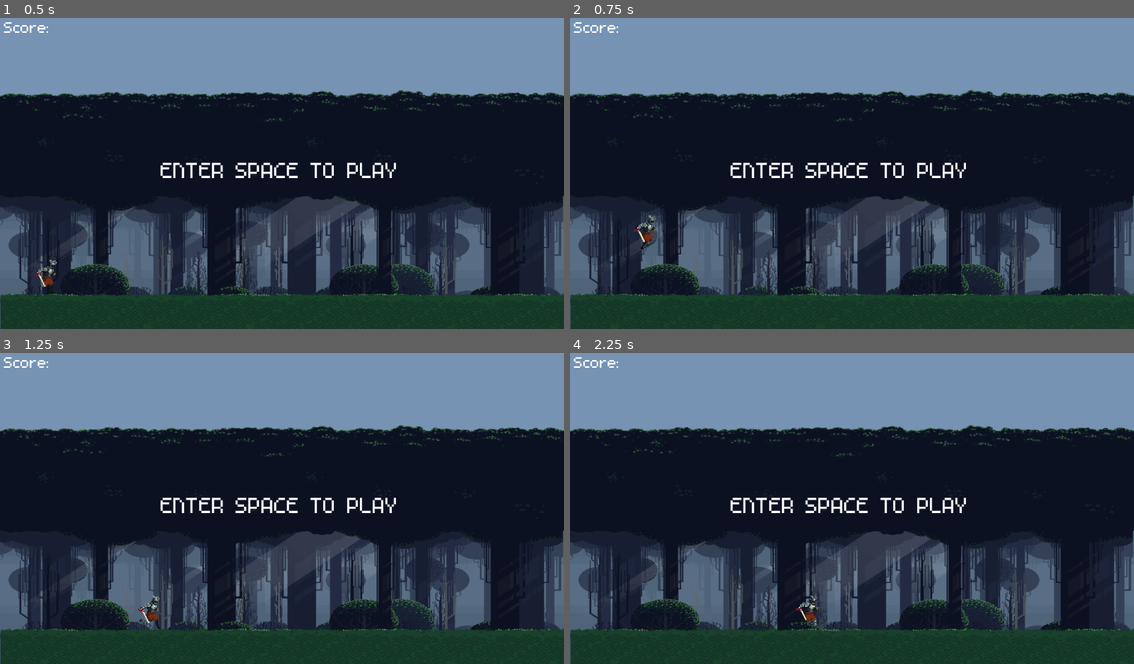
Above: before the commit, frames 1-4 (two rows, left to right).
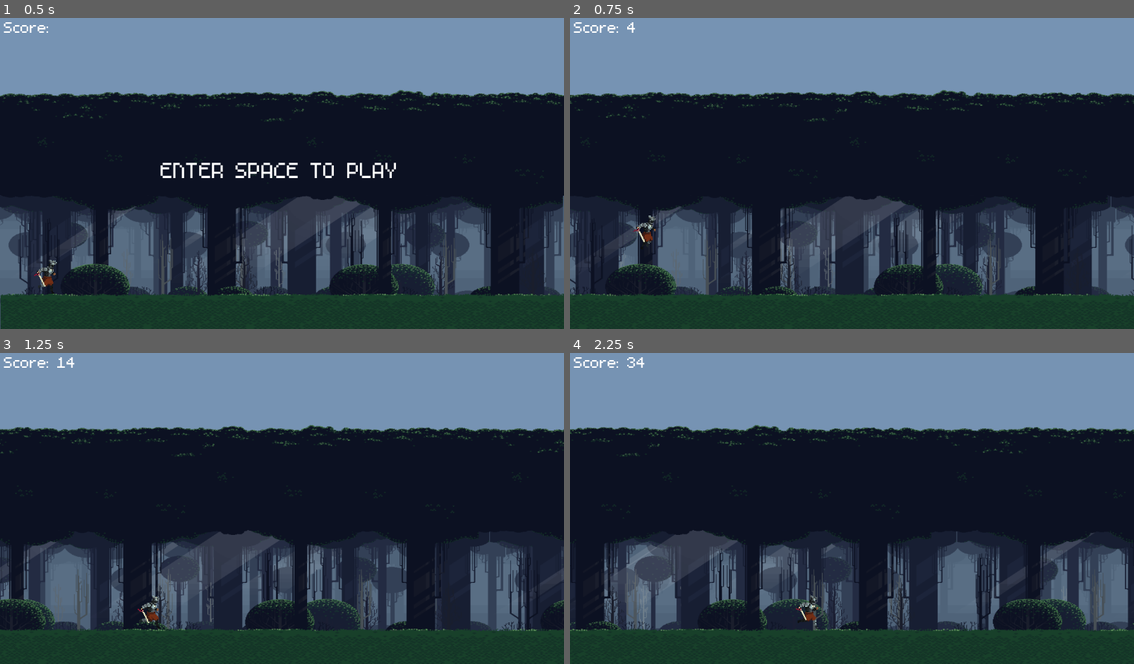
Above: after the commit, the same moments.

Repository: Takhar42/Final_GameSurvivor
Game: Godot game, scene res://Scenes/world.tscn
The game is run twice, just before and just after one commit, with the same random seed, the same clock (stepped at 60 frames per second) and the same inputs. Before the commit the project starts from res://Scenes/node_2d.tscn.
Inputs:
- Up to frame 1 (0.5 s): no input
- Up to frame 2 (0.75 s): tap Enter (ui_accept) at 0.5 s; hold Right (ui_right) from 0.53 s (still down); hold Enter (ui_accept) from 0.53 s (still down)
- Up to frame 3 (1.25 s): keep holding Right (ui_right); keep holding Enter (ui_accept); tap Up (jump) at 0.77, 1.07 s; tap S (sword, bound only after the commit) at 0.8 s
- Up to frame 4 (2.25 s): release Enter (ui_accept) at 1.28 s; tap S (sword, bound only after the commit) at 1.35 s; tap Up (jump) at 1.52, 1.55, 1.82, 2.1 s; release Right (ui_right) at 2.03 s; hold Left (ui_left) from 2.03 s (still down); hold Enter (ui_accept) from 2.03 s (still down)

Frame 1 is identical in both runs. In frame 2, 18% of the frame differs, in the area x 0-100%, y 1-100%; in frame 3, 20%; in frame 4, 21%.

Commit message:
movement hitboxes changes

Diff:
--- a/Scenes/node_2d.tscn
+++ b/Scenes/node_2d.tscn
@@ -16,10 +16,13 @@
 [ext_resource type="Texture2D" uid="uid://nh448uxqpypb" path="res://assets/background/Layer_0003_6.png" id="14_4ejrw"]
 [ext_resource type="Texture2D" uid="uid://dhpkr85t6uvoc" path="res://assets/background/Layer_0002_7.png" id="15_y2uib"]
 [ext_resource type="Texture2D" uid="uid://bmxji3s8cdrfc" path="res://assets/obstacles/Texture/rock.png" id="16_3sy7q"]
+[ext_resource type="Texture2D" uid="uid://deap27oqfkt0b" path="res://assets/player/Slide.png" id="16_tl3nk"]
 [ext_resource type="Texture2D" uid="uid://pmkpcqoldjy7" path="res://assets/obstacles/Texture/tree_stump.png" id="17_4py12"]
 [ext_resource type="FontFile" uid="uid://cpfg2i8m7hiuw" path="res://assets/font/m5x7.ttf" id="17_gddyx"]
+[ext_resource type="Texture2D" uid="uid://ym7g1bvnshni" path="res://assets/player/Attacks.png" id="17_h5prb"]
 [ext_resource type="Texture2D" uid="uid://djve520pymkoj" path="res://assets/obstacles/Texture/sack.png" id="18_r540c"]
 [ext_resource type="Texture2D" uid="uid://dbfaheqr8rty7" path="res://assets/obstacles/Texture/anvil.png" id="19_306ky"]
+[ext_resource type="AudioStream" uid="uid://cireubg54oav6" path="res://assets/audio/cartoon-jump-6462-_1_.ogg" id="23_4vdhu"]
 
 [sub_resource type="RectangleShape2D" id="RectangleShape2D_rn01j"]
 size = Vector2(2304, 72)
@@ -131,6 +134,74 @@
 [sub_resource type="AtlasTexture" id="AtlasTexture_yda01"]
 atlas = ExtResource("4_272qf")
 region = Rect2(128, 192, 128, 64)
+
+[sub_resource type="AtlasTexture" id="AtlasTexture_8d17b"]
+atlas = ExtResource("16_tl3nk")
+region = Rect2(0, 0, 128, 64)
+
+[sub_resource type="AtlasTexture" id="AtlasTexture_o5o24"]
+atlas = ExtResource("16_tl3nk")
+region = Rect2(128, 0, 128, 64)
+
+[sub_resource type="AtlasTexture" id="AtlasTexture_iasl4"]
+atlas = ExtResource("16_tl3nk")
+region = Rect2(256, 0, 128, 64)
+
+[sub_resource type="AtlasTexture" id="AtlasTexture_jtl3w"]
+atlas = ExtResource("16_tl3nk")
+region = Rect2(384, 0, 128, 64)
+
+[sub_resource type="AtlasTexture" id="AtlasTexture_7vshv"]
+atlas = ExtResource("16_tl3nk")
+region = Rect2(0, 64, 128, 64)
+
+[sub_resource type="AtlasTexture" id="AtlasTexture_hf3a1"]
+atlas = ExtResource("16_tl3nk")
+region = Rect2(128, 64, 128, 64)
+
+[sub_resource type="AtlasTexture" id="AtlasTexture_jald6"]
+atlas = ExtResource("16_tl3nk")
+region = Rect2(256, 64, 128, 64)
+
+[sub_resource type="AtlasTexture" id="AtlasTexture_a1auk"]
+atlas = ExtResource("16_tl3nk")
+region = Rect2(384, 64, 128, 64)
+
+[sub_resource type="AtlasTexture" id="AtlasTexture_pj2lx"]
+atlas = ExtResource("16_tl3nk")
+region = Rect2(0, 128, 128, 64)
+
+[sub_resource type="AtlasTexture" id="AtlasTexture_vck8h"]
+atlas = ExtResource("16_tl3nk")
+region = Rect2(128, 128, 128, 64)
+
+[sub_resource type="AtlasTexture" id="AtlasTexture_lwg4l"]
+atlas = ExtResource("17_h5prb")
+region = Rect2(0, 0, 128, 80)
+
+[sub_resource type="AtlasTexture" id="AtlasTexture_ma7c7"]
+atlas = ExtResource("17_h5prb")
+region = Rect2(128, 0, 128, 80)
+
+[sub_resource type="AtlasTexture" id="AtlasTexture_5tuou"]
+atlas = ExtResource("17_h5prb")
+region = Rect2(256, 0, 128, 80)
+
+[sub_resource type="AtlasTexture" id="AtlasTexture_58cxg"]
+atlas = ExtResource("17_h5prb")
+region = Rect2(384, 0, 128, 80)
+
+[sub_resource type="AtlasTexture" id="AtlasTexture_ofmx8"]
+atlas = ExtResource("17_h5prb")
+region = Rect2(512, 0, 128, 80)
+
+[sub_resource type="AtlasTexture" id="AtlasTexture_mk7mt"]
+atlas = ExtResource("17_h5prb")
+region = Rect2(640, 0, 128, 80)
+
+[sub_resource type="AtlasTexture" id="AtlasTexture_oaq5p"]
+atlas = ExtResource("17_h5prb")
+region = Rect2(768, 0, 128, 80)
 
 [sub_resource type="SpriteFrames" id="SpriteFrames_nmd23"]
 animations = [{
@@ -234,10 +305,76 @@
 "loop": true,
 "name": &"run",
 "speed": 10.0
+}, {
+"frames": [{
+"duration": 1.0,
+"texture": SubResource("AtlasTexture_8d17b")
+}, {
+"duration": 1.0,
+"texture": SubResource("AtlasTexture_o5o24")
+}, {
+"duration": 1.0,
+"texture": SubResource("AtlasTexture_iasl4")
+}, {
+"duration": 1.0,
+"texture": SubResource("AtlasTexture_jtl3w")
+}, {
+"duration": 1.0,
+"texture": SubResource("AtlasTexture_7vshv")
+}, {
+"duration": 1.0,
+"texture": SubResource("AtlasTexture_hf3a1")
+}, {
+"duration": 1.0,
+"texture": SubResource("AtlasTexture_jald6")
+}, {
+"duration": 1.0,
+"texture": SubResource("AtlasTexture_a1auk")
+}, {
+"duration": 1.0,
+"texture": SubResource("AtlasTexture_pj2lx")
+}, {
+"duration": 1.0,
+"texture": SubResource("AtlasTexture_vck8h")
+}],
+"loop": true,
+"name": &"slide",
+"speed": 10.0
+}, {
+"frames": [{
+"duration": 1.0,
+"texture": SubResource("AtlasTexture_lwg4l")
+}, {
+"duration": 1.0,
+"texture": SubResource("AtlasTexture_ma7c7")
+}, {
+"duration": 1.0,
+"texture": SubResource("AtlasTexture_5tuou")
+}, {
+"duration": 1.0,
+"texture": SubResource("AtlasTexture_58cxg")
+}, {
+"duration": 1.0,
+"texture": SubResource("AtlasTexture_ofmx8")
+}, {
+"duration": 1.0,
+"texture": SubResource("AtlasTexture_mk7mt")
+}, {
+"duration": 1.0,
+"texture": SubResource("AtlasTexture_oaq5p")
+}],
+"loop": true,
+"name": &"sword",
+"speed": 10.0
 }]
 
 [sub_resource type="RectangleShape2D" id="RectangleShape2D_31suy"]
-size = Vector2(26.6667, 48)
+size = Vector2(26.6667, 48.0003)
+
+[sub_resource type="RectangleShape2D" id="RectangleShape2D_f5xtf"]
+
+[sub_resource type="RectangleShape2D" id="RectangleShape2D_62nk5"]
+size = Vector2(26, 29.3333)
 
 [sub_resource type="RectangleShape2D" id="RectangleShape2D_w48qf"]
 size = Vector2(192, 32)
@@ -346,13 +483,25 @@
 texture_filter = 1
 position = Vector2(64, 314.667)
 sprite_frames = SubResource("SpriteFrames_nmd23")
-animation = &"run"
+animation = &"sword"
 autoplay = "run"
-frame_progress = 0.191521
+frame_progress = 0.309532
 
 [node name="CollisionShape2D" type="CollisionShape2D" parent="CharacterBody2D"]
 position = Vector2(66.6667, 322.667)
 shape = SubResource("RectangleShape2D_31suy")
+
+[node name="SlideCollisionShape2D" type="CollisionShape2D" parent="CharacterBody2D"]
+position = Vector2(64, 336)
+shape = SubResource("RectangleShape2D_f5xtf")
+
+[node name="SwordCollisionShape2D" type="CollisionShape2D" parent="CharacterBody2D"]
+position = Vector2(90.6667, 305.333)
+shape = SubResource("RectangleShape2D_62nk5")
+
+[node name="JumpAudio" type="AudioStreamPlayer2D" parent="CharacterBody2D"]
+scale = Vector2(0.666667, 0.666667)
+stream = ExtResource("23_4vdhu")
 
 [node name="Camera2D" type="Camera2D" parent="."]
 position = Vector2(576, 324)
--- a/Scenes/world.tscn
+++ b/Scenes/world.tscn
@@ -1,7 +1,7 @@
 [gd_scene load_steps=3 format=3 uid="uid://b6m7yq0u0s7xa"]
 
 [ext_resource type="Script" path="res://Scripts/world.gd" id="1_jeina"]
-[ext_resource type="PackedScene" uid="uid://2hu24g51nt80" path="res://Scenes/node_2d.tscn" id="2_bgrcg"]
+[ext_resource type="PackedScene" uid="uid://2hu24g51nt80" path="res://node_2d.tscn" id="2_bgrcg"]
 
 [node name="World" type="Node"]
 script = ExtResource("1_jeina")
--- a/Scripts/player.gd
+++ b/Scripts/player.gd
@@ -7,7 +7,7 @@
 
 var jump_audio: AudioStreamPlayer2D
 func _ready():
-	jump_audio = $JumpAudio  # Initialize jump_audio properly here
+	jump_audio = $JumpAudio # Initialize jump_audio properly here
 
 func _physics_process(delta):
 
@@ -16,18 +16,19 @@
 		$CollisionShape2D.disabled = false
 		if Input.is_action_pressed("ui_accept"):
 			$AnimatedSprite2D.play("run")
-			# $JumpSound.play()
 
 		elif Input.is_action_pressed("ui_up"):
 			velocity.y = JUMP_VELOCITY
 			$AnimatedSprite2D.play("jump")
+			jump_audio.play()
+
 
 		elif Input.is_action_pressed("ui_down"):
 			$AnimatedSprite2D.play("slide")
 			$CollisionShape2D.disabled = true
 
-		elif Input.is_action_pressed("attack"):
-			$AnimatedSprite2D.play("attack")
+		elif Input.is_action_pressed("sword"):
+			$AnimatedSprite2D.play("sword")
 
 		else:
 			$AnimatedSprite2D.play("run")
--- a/project.godot
+++ b/project.godot
@@ -11,7 +11,7 @@
 [application]
 
 config/name="New Game Project"
-run/main_scene="res://Scenes/node_2d.tscn"
+run/main_scene="res://Scenes/world.tscn"
 config/features=PackedStringArray("4.3", "Forward Plus")
 config/icon="res://icon.svg"
 
@@ -35,3 +35,8 @@
 , Object(InputEventKey,"resource_local_to_scene":false,"resource_name":"","device":-1,"window_id":0,"alt_pressed":false …(183 unchanged characters)…
 ]
 }
+sword={
+"deadzone": 0.5,
+"events": [Object(InputEventKey,"resource_local_to_scene":false,"resource_name":"","device":-1,"window_id":0,"alt_pressed":false,"shift_pressed":false,"ctrl_pressed":false,"meta_pressed":false,"pressed":false,"keycode":0,"physical_keycode":83,"key_label":0,"unicode":115,"location":0,"echo":false,"script":null)
+]
+}
Not shown: 1 places in Scenes/node_2d.tscn that only renumber resources
